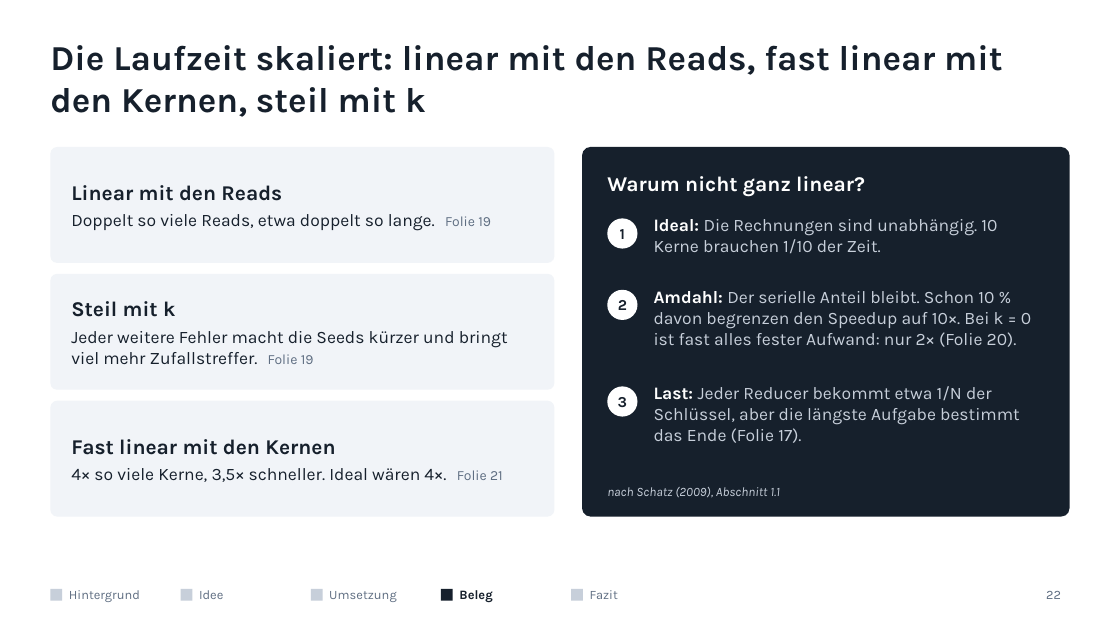
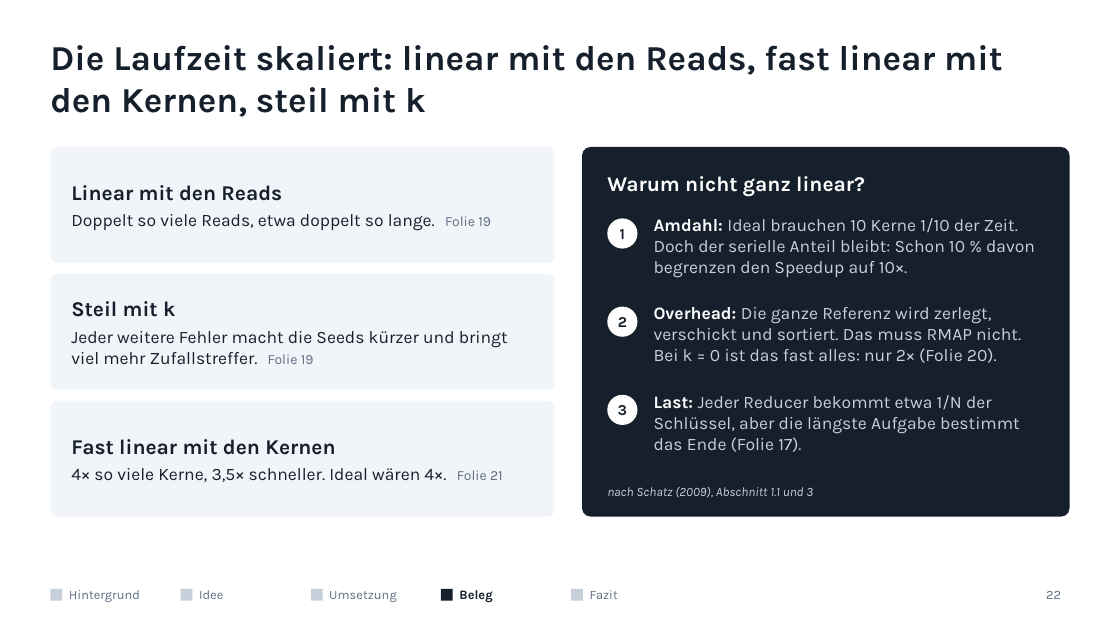
Before and after one commit to mawehl/BigData, a slide deck: slide 22 of CloudBurst_Vortrag.pptx. Drawn at 1120x630 pixels with LibreOffice and Linux fonts; fonts in the diff are those of the drawing. Boxes give left, top, right and bottom in pixels: in the first picture for what was removed or moved away, otherwise in the second. Text is boxed around its words. In the diff, an @@ line names an element or a change of style, - is before the commit and + after.

```diff
--- a/CloudBurst_Vortrag.pptx
+++ b/CloudBurst_Vortrag.pptx
@@ text at <box>654,218,1035,278</box>: text changed @@
-Ideal: Die Rechnungen sind unabhängig. 10 Kerne brauchen 1/10 der Zeit.
+Amdahl: Ideal brauchen 10 Kerne 1/10 der Zeit. Doch der serielle Anteil bleibt: Schon 10 % davon begrenzen den Speedup auf 10×.
@@ rounded rectangle "2": place and size @@
-rounded rectangle "2" at <box>607,290,638,320</box>
+rounded rectangle "2" at <box>607,307,638,337</box>
@@ text at <box>654,307,1021,363</box>: text changed @@
-Amdahl: Der serielle Anteil bleibt. Schon 10 % davon begrenzen den Speedup auf 10×. Bei k = 0 ist fast alles fester Aufwand: nur 2× (Folie 20).
+Overhead: Die ganze Referenz wird zerlegt, verschickt und sortiert. Das muss RMAP nicht. Bei k = 0 ist das fast alles: nur 2× (Folie 20).
@@ rounded rectangle "3": place and size @@
-rounded rectangle "3" at <box>607,386,638,417</box>
+rounded rectangle "3" at <box>607,395,638,425</box>
@@ text "Last: Jeder Reducer bekommt etwa ...": place and size @@
-text "Last: Jeder Reducer bekommt etwa ..." at <box>654,386,1020,443</box>
+text "Last: Jeder Reducer bekommt etwa ..." at <box>654,395,1020,452</box>
@@ text at <box>607,487,813,497</box>: text changed @@
-nach Schatz (2009), Abschnitt 1.1
+nach Schatz (2009), Abschnitt 1.1 und 3
```
Also in this commit, not shown: 1 slide added, 1 slide removed, 1 other file.
